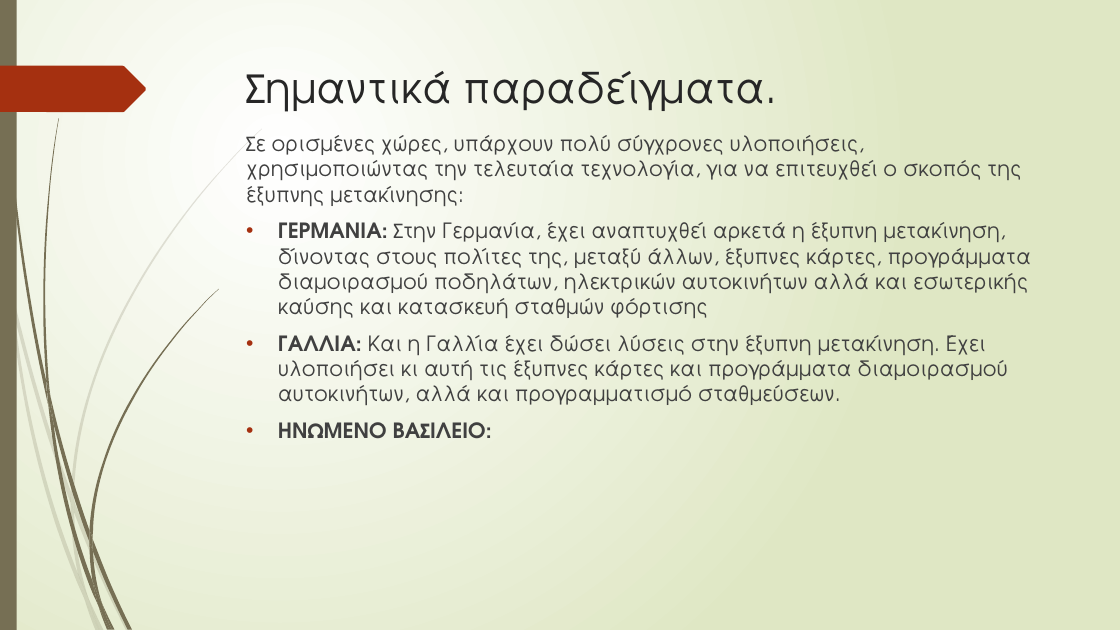
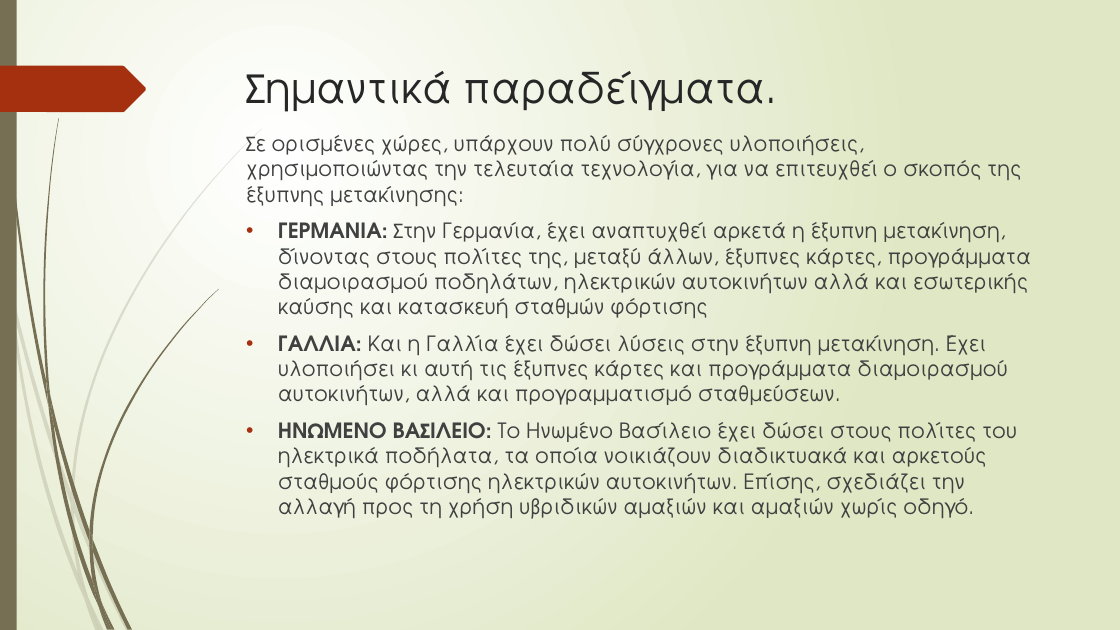
Before and after one commit to GeorgeMC2610/Contiki-Cooja-Simulations, a slide deck: slide 7 of final/p19204.pptx. Drawn at 1120x630 pixels with LibreOffice and Linux fonts; fonts in the diff are those of the drawing. Boxes give left, top, right and bottom in pixels: in the first picture for what was removed or moved away, otherwise in the second. Text is boxed around its words. In the diff, an @@ line names an element or a change of style, - is before the commit and + after.

Commit message:
Ηνωμένο Βασίλειο

```diff
--- a/final/p19204.pptx
+++ b/final/p19204.pptx
@@ text at bbox=[278, 422, 1017, 519]: text changed; bold off @@
-• ΗΝΩΜΕΝΟ ΒΑΣΙΛΕΙΟ:
+• ΗΝΩΜΕΝΟ ΒΑΣΙΛΕΙΟ: Το Ηνωμένο Βασίλειο έχει δώσει στους πολίτες του ηλεκτρικά ποδήλατα, τα οποία νοικιάζουν διαδικτυακά και αρκετούς σταθμούς φόρτισης ηλεκτρικών αυτοκινήτων. Επίσης, σχεδιάζει την αλλαγή προς τη χρήση υβριδικών αμαξιών και αμαξιών χωρίς οδηγό.
```
